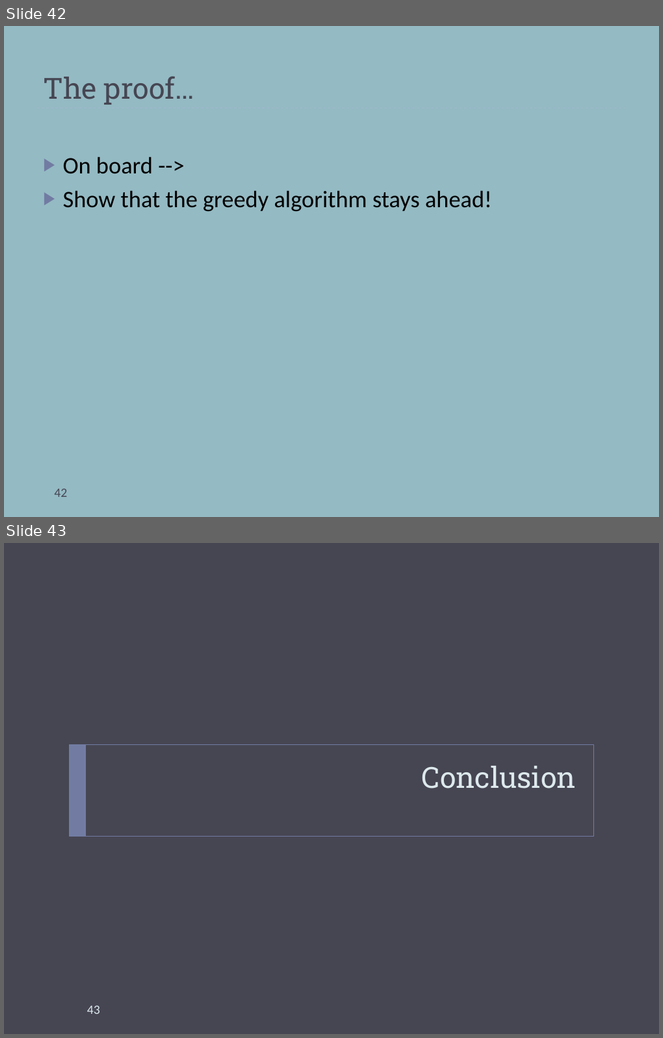
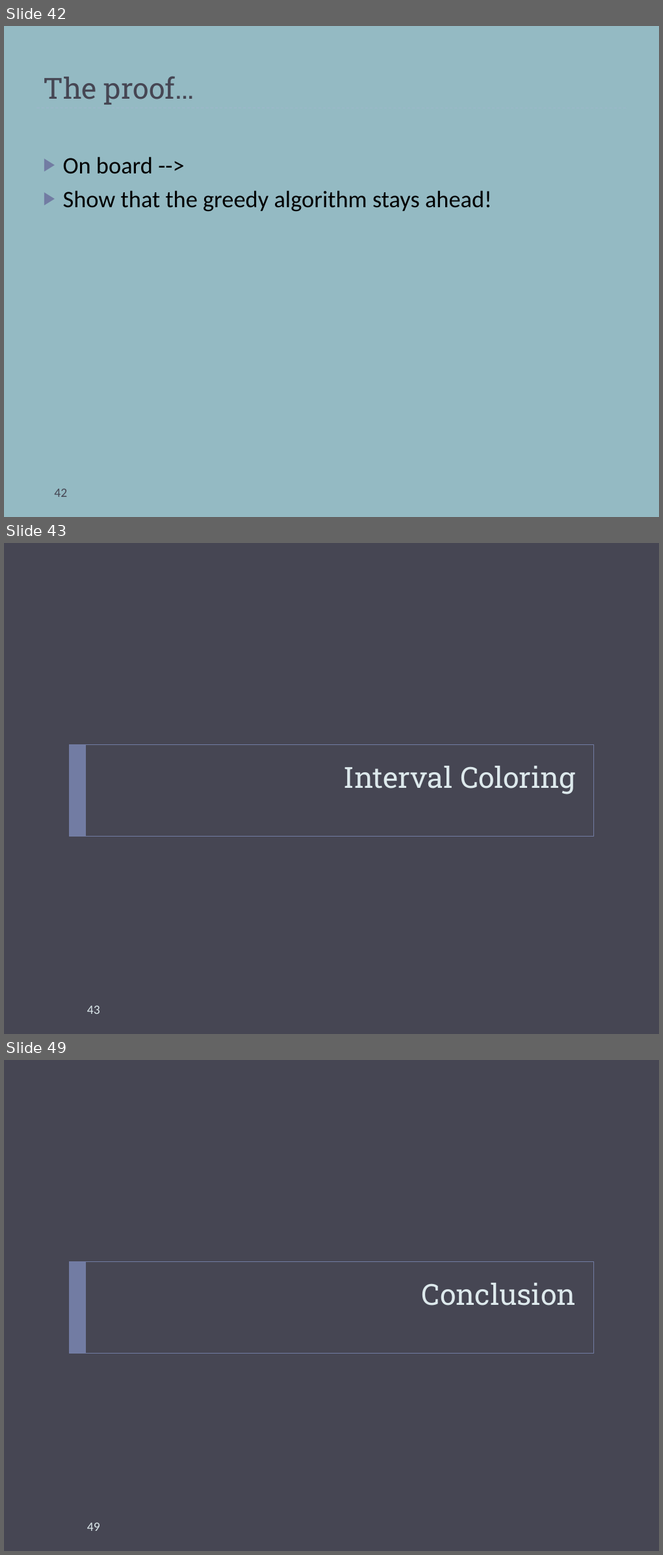
Before and after one commit to markfloryan/dsa2, a slide deck: slides/greedy.pptx. Shown one above the other, each under a label of ours: slides 42 and 43 before the commit, slides 42, 43 and 49 after it; the slides between them are not shown. The pictures are 663x1038 and 663x1555 pixels, drawn with LibreOffice and Linux fonts; fonts in the diff are those of the drawing. Boxes give left, top, right and bottom in pixels: in the first picture for what was removed or moved away, otherwise in the second. Text is boxed around its words. In the diff, an @@ line names an element or a change of style, - is before the commit and + after.

```diff
--- a/slides/greedy.pptx
+++ b/slides/greedy.pptx
@@ slide 43 added at [4,543,659,1034], background #464653; not listed: 2 template elements that a slide beside it also shows @@
@@ title added at [343,766,576,795], 32 pt, text #DDE9EC @@
+Interval Coloring
@@ page number added at [87,1006,100,1014], 14 pt, text #DDE9EC @@
+43
@@ what was slide 43 is now slide 49 @@
@@ page number at [87,1523,100,1531]: text changed @@
-43
+49
```
Also in this commit, not shown: 1 slide changed, 5 other slides added, 2 other files.
